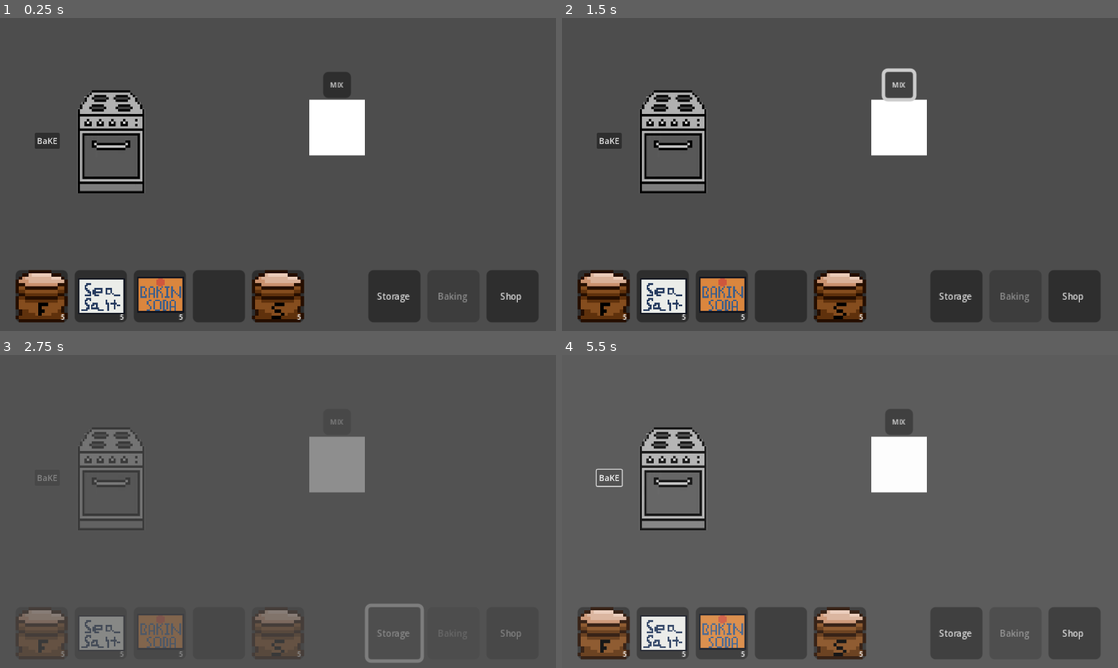
Above: before the commit, frames 1-4 (two rows, left to right).
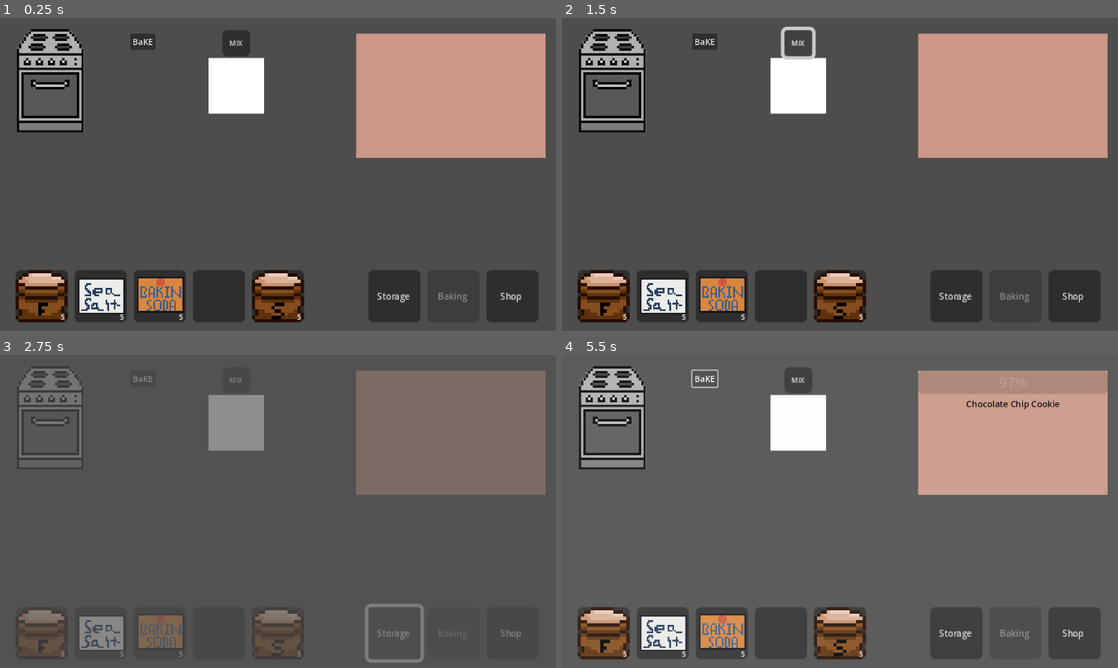
Above: after the commit, the same moments.

Repository: amusci/sweet-treat
Game: Godot game, scene res://Scenes/Areas/bakery_playground.tscn
Two runs of this game, one before a commit and one after it. Both use one fixed random seed, a clock stepped at 60 frames per second and the inputs below.
Inputs:
- Up to frame 1 (0.25 s): no input
- Up to frame 2 (1.5 s): click "BaKE" at 0.5 s; click "MIX" at 1.25 s
- Up to frame 3 (2.75 s): click "Storage" at 2 s
- Up to frame 4 (5.5 s): click "Shop" at 2.75 s; click "Baking" at 3.5 s; click "Shop" at 4.25 s; click "BaKE" at 5 s

The runs differ from the first frame. In frame 1, 23% of the frame differs, in the area x 3-99%, y 3-56%; in frame 2, 23%; in frame 3, 20%; in frame 4, 23%.

Commit message:
Orders coming in
Created

OrderManager (Takes data from DataManager and spawns orders from that data)
OrderContainer (Takes orders from OrderManager and instantiates orders)
Order (Takes the data from OrderManager and shows the data)

Diff:
--- a/Resources/RecipeResources/FinishedRecipeResources/chocolate_chip_cookie.tres
+++ b/Resources/RecipeResources/FinishedRecipeResources/chocolate_chip_cookie.tres
@@ -17,6 +17,5 @@
 category = "finished"
 ingredients = Array[ExtResource("1_mcsu6")]([SubResource("Resource_k3yvg")])
 tool_required = "oven"
-oven_temp = 0.0
 sell_price = 0.0
-unlock_level = 1
+time_to_make = 23.0
--- a/Resources/RecipeResources/InbetweenRecipeResources/baking_sheet_cookie_dough.tres
+++ b/Resources/RecipeResources/InbetweenRecipeResources/baking_sheet_cookie_dough.tres
@@ -17,6 +17,5 @@
 category = "inbetween"
 ingredients = Array[ExtResource("1_nityr")]([SubResource("Resource_8dxy4")])
 tool_required = "bakingsheet"
-oven_temp = 375.0
 sell_price = 0.0
-unlock_level = 1
+time_to_make = 10.0
--- a/Resources/RecipeResources/InbetweenRecipeResources/cookie_dough.tres
+++ b/Resources/RecipeResources/InbetweenRecipeResources/cookie_dough.tres
@@ -37,6 +37,5 @@
 category = "inbetween"
 ingredients = Array[ExtResource("1_xjijx")]([SubResource("Resource_hct02"), SubResource("Resource_mx8fl"), SubResource("Resource_sskqx"), SubResource("Resource_8l02b"), SubResource("Resource_s8xic")])
 tool_required = "mixing"
-oven_temp = 0.0
 sell_price = 0.0
-unlock_level = 1
+time_to_make = 10.0
--- a/Resources/RecipeResources/InbetweenRecipeResources/self_rising_dough.tres
+++ b/Resources/RecipeResources/InbetweenRecipeResources/self_rising_dough.tres
@@ -27,6 +27,5 @@
 category = "inbetween"
 ingredients = Array[ExtResource("2_hupyq")]([SubResource("Resource_6ln8n"), SubResource("Resource_si7ht"), SubResource("Resource_djmpx")])
 tool_required = "mixing"
-oven_temp = 0.0
 sell_price = 0.0
-unlock_level = 1
+time_to_make = 10.0
--- a/Scenes/Areas/bakery_playground.tscn
+++ b/Scenes/Areas/bakery_playground.tscn
@@ -1,14 +1,15 @@
-[gd_scene load_steps=5 format=3 uid="uid://jrswjeeueyee"]
+[gd_scene load_steps=6 format=3 uid="uid://jrswjeeueyee"]
 
 [ext_resource type="PackedScene" uid="uid://q1v1svbbga3m" path="res://Scenes/NonUpgradables/tablehotbar/hotbar.tscn" id="2_sqe8n"]
 [ext_resource type="PackedScene" uid="uid://b85a3mf75arf7" path="res://Scenes/Machines/mixing_station.tscn" id="3_ff7m2"]
 [ext_resource type="PackedScene" uid="uid://cgltvgu28fltw" path="res://Scenes/Machines/oven.tscn" id="3_gyj70"]
 [ext_resource type="PackedScene" uid="uid://b8rhowa3gudpk" path="res://Scenes/SceneSwitching/SceneButtons.tscn" id="4_gf4qy"]
+[ext_resource type="PackedScene" uid="uid://bqekke6vc13d1" path="res://Scenes/Orders/OrderContainer.tscn" id="5_0sb6y"]
 
 [node name="BakeryPlayground" type="Node2D"]
 
 [node name="Oven" parent="." instance=ExtResource("3_gyj70")]
-position = Vector2(63, 71)
+position = Vector2(28, 36)
 
 [node name="Hotbar" parent="." instance=ExtResource("2_sqe8n")]
 anchors_preset = 0
@@ -22,10 +23,17 @@
 size_flags_vertical = 4
 
 [node name="MixingStation" parent="." instance=ExtResource("3_ff7m2")]
-position = Vector2(194, 63)
+position = Vector2(136, 39)
 
 [node name="SceneButtons" parent="." instance=ExtResource("4_gf4qy")]
 offset_left = 212.0
 offset_top = 145.0
 offset_right = 310.0
 offset_bottom = 175.0
+
+[node name="OrderContainer" parent="." instance=ExtResource("5_0sb6y")]
+offset_left = 205.0
+offset_top = 9.0
+offset_right = 423.0
+offset_bottom = 152.0
+scale = Vector2(0.5, 0.5)
--- a/Scenes/Machines/oven.tscn
+++ b/Scenes/Machines/oven.tscn
@@ -25,10 +25,10 @@
 offset_bottom = 17.0
 
 [node name="Button" type="Button" parent="."]
-offset_left = -43.0
-offset_top = -5.0
-offset_right = 5.0
-offset_bottom = 26.0
+offset_left = 47.0
+offset_top = -27.0
+offset_right = 95.0
+offset_bottom = 4.0
 scale = Vector2(0.3, 0.3)
 text = "BaKE"
 
--- /dev/null
+++ b/Scenes/Orders/Order.tscn
@@ -0,0 +1,19 @@
+[gd_scene load_steps=2 format=3 uid="uid://c0xh2jlxgkwvv"]
+
+[ext_resource type="Script" uid="uid://clbrewwkc1qkf" path="res://Scenes/Orders/order.gd" id="1_0qwn2"]
+
+[node name="Container" type="VBoxContainer"]
+offset_right = 126.0
+offset_bottom = 45.0
+script = ExtResource("1_0qwn2")
+
+[node name="ProgressBar" type="ProgressBar" parent="."]
+layout_mode = 2
+fill_mode = 3
+
+[node name="Label" type="Label" parent="."]
+layout_mode = 2
+theme_override_colors/font_color = Color(0, 0, 0, 1)
+theme_override_font_sizes/font_size = 10
+text = "dab of ranch + whatever"
+horizontal_alignment = 1
--- /dev/null
+++ b/Scenes/Orders/OrderContainer.tscn
@@ -0,0 +1,25 @@
+[gd_scene load_steps=4 format=3 uid="uid://bqekke6vc13d1"]
+
+[ext_resource type="Texture2D" uid="uid://cbp7qyiqpeatv" path="res://Assets/TempAssets/32x32.png" id="1_7klac"]
+[ext_resource type="PackedScene" uid="uid://c0xh2jlxgkwvv" path="res://Scenes/Orders/Order.tscn" id="1_bvury"]
+[ext_resource type="Script" uid="uid://dvuv40ewirygo" path="res://Scenes/Orders/order_container.gd" id="2_tuw3p"]
+
+[node name="TextureRect" type="TextureRect"]
+modulate = Color(0.796078, 0.592157, 0.52549, 1)
+anchors_preset = 15
+anchor_right = 1.0
+anchor_bottom = 1.0
+grow_horizontal = 2
+grow_vertical = 2
+texture = ExtResource("1_7klac")
+
+[node name="OrderContainer" type="VBoxContainer" parent="."]
+custom_minimum_size = Vector2(0, 50)
+layout_mode = 1
+anchors_preset = 15
+anchor_right = 1.0
+anchor_bottom = 1.0
+grow_horizontal = 2
+grow_vertical = 2
+script = ExtResource("2_tuw3p")
+order_scene = ExtResource("1_bvury")
--- /dev/null
+++ b/Scenes/Orders/order.gd
@@ -0,0 +1,37 @@
+extends VBoxContainer
+
+###TODO: Maybe a button the cancel orders you don't want to do?
+######## Needs to show sprite + SPRITE + sPrItE = RECIPE
+######## Need to also show previous inbetween recipes.. no clue how to do this...
+
+
+var progress_bar: ProgressBar
+var label: Label
+var recipe
+var time_left: float
+var max_time: float
+
+func setup(order_data):
+	# Order setup functionality
+	# Need to load these two as they are instantiated
+	progress_bar = get_node("ProgressBar")
+	label = get_node("Label")
+	# Then set the UI to the data
+	recipe = order_data.recipe
+	time_left = order_data.time_left
+	max_time = recipe.time_to_make
+
+	label.text = recipe.title
+	progress_bar.max_value = 100.0
+	progress_bar.value = 100.0
+
+func _process(delta):
+	if time_left > 0:
+		time_left -= delta
+		# Calculate progress
+		if progress_bar != null:
+			progress_bar.value = (time_left / max_time) * 100.0
+
+		if time_left <= 0:
+			# Order expired
+			OrderManager.remove_order(self)
--- /dev/null
+++ b/Scenes/Orders/order_container.gd
@@ -0,0 +1,22 @@
+extends VBoxContainer
+
+###TODO: Need to make this way more clean
+
+
+@export var order_scene: PackedScene
+
+func _ready():
+	# Connect signals from OrderManager
+	OrderManager.order_added.connect(_on_order_added)
+	OrderManager.order_removed.connect(_on_order_removed)
+
+func _on_order_added(order_data):
+	# Add order to the container
+	var order_instance = order_scene.instantiate()
+	order_instance.setup(order_data) # Set up the order
+	add_child(order_instance)
+
+func _on_order_removed(order_node):
+	# Remove order from the container
+	if order_node.get_parent() == self: # If the container is the parent to the order
+		order_node.queue_free()
--- a/Scripts/ResourceClasses/Recipe.gd
+++ b/Scripts/ResourceClasses/Recipe.gd
@@ -7,6 +7,5 @@
 @export var category: String # if it is an in between (cookie batter) or just finished cookie
 @export var ingredients: Array[RecipeRequirement] = []
 @export var tool_required: String
-@export var oven_temp: float
 @export var sell_price: float = 0.0
-@export var unlock_level: int = 1
+@export var time_to_make: float = 10.0
--- /dev/null
+++ b/Scripts/Singleton/OrderManager.gd
@@ -0,0 +1,56 @@
+extends Node
+
+###TODO: Money will eventually be implemented, please continue to stress yourself out about this
+
+
+var available_recipes: Array = []
+var active_orders: Array = []
+@export var max_orders := 3
+@export var spawn_interval := 5.0
+var spawn_timer := 0.0
+
+signal order_added(order_data)
+signal order_removed(order_node)
+
+func _ready():
+	# Make sure DataManager already loaded the recipes
+	if DataManager.finished_recipes.size() > 0:
+		init_recipes()
+	else:
+		print("No finished recipes available!")
+
+func init_recipes():
+	# Put the available recipes into an array
+	available_recipes = DataManager.finished_recipes.values()
+	print("Loaded ", available_recipes.size(), " recipes:")
+	for recipe in available_recipes:
+		print("- ", recipe.title)
+
+func _process(delta):
+	# Spawn an order if we arent at our limit
+	spawn_timer += delta
+	if spawn_timer >= spawn_interval and active_orders.size() < max_orders:
+		spawn_timer = 0.0
+		spawn_order()
+
+func spawn_order():
+	# Spawn order functionality
+	var recipe = available_recipes.pick_random() # Choose random recipe
+	var order_data = { # House recipe data in dictionary
+		"recipe": recipe,
+		"time_left": recipe.time_to_make
+	}
+
+	active_orders.append(order_data) # Create new order in array
+	print("New order: ", recipe.title, " (", active_orders.size(), "/", max_orders, ")")
+	order_added.emit(order_data) # Tell our container to add an order
+
+func remove_order(order_node):
+	# Remove order functionality
+	for i in range(active_orders.size()):
+		if active_orders[i].recipe == order_node.recipe: # Make sure our array aligns with the UI
+			active_orders.remove_at(i) # Remove that order from the array
+			break
+
+	print("Order removed: ", order_node.recipe.title, " (", active_orders.size(), "/", max_orders, ")")
+	order_removed.emit(order_node) # Tell our container to remove the order
--- a/project.godot
+++ b/project.godot
@@ -22,6 +22,7 @@
 InventoryManager="*res://Scripts/Singleton/InventoryManager.gd"
 TransitionScreen="*res://Scripts/Singleton/transition_screen.tscn"
 MachineManager="*res://Scripts/Singleton/MachineManager.gd"
+OrderManager="*res://Scripts/Singleton/OrderManager.gd"
 
 [display]
 
Not shown, added: Scenes/Orders/order.gd.uid
Not shown, added: Scenes/Orders/order_container.gd.uid
Not shown, added: Scripts/Singleton/OrderManager.gd.uid
